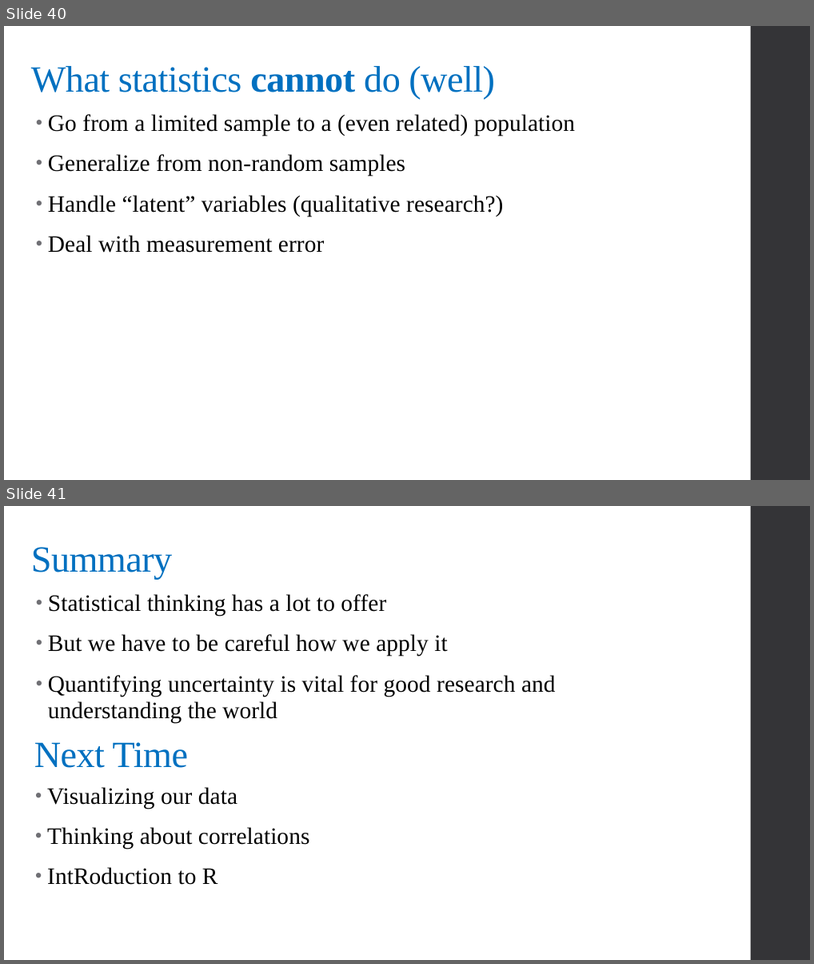
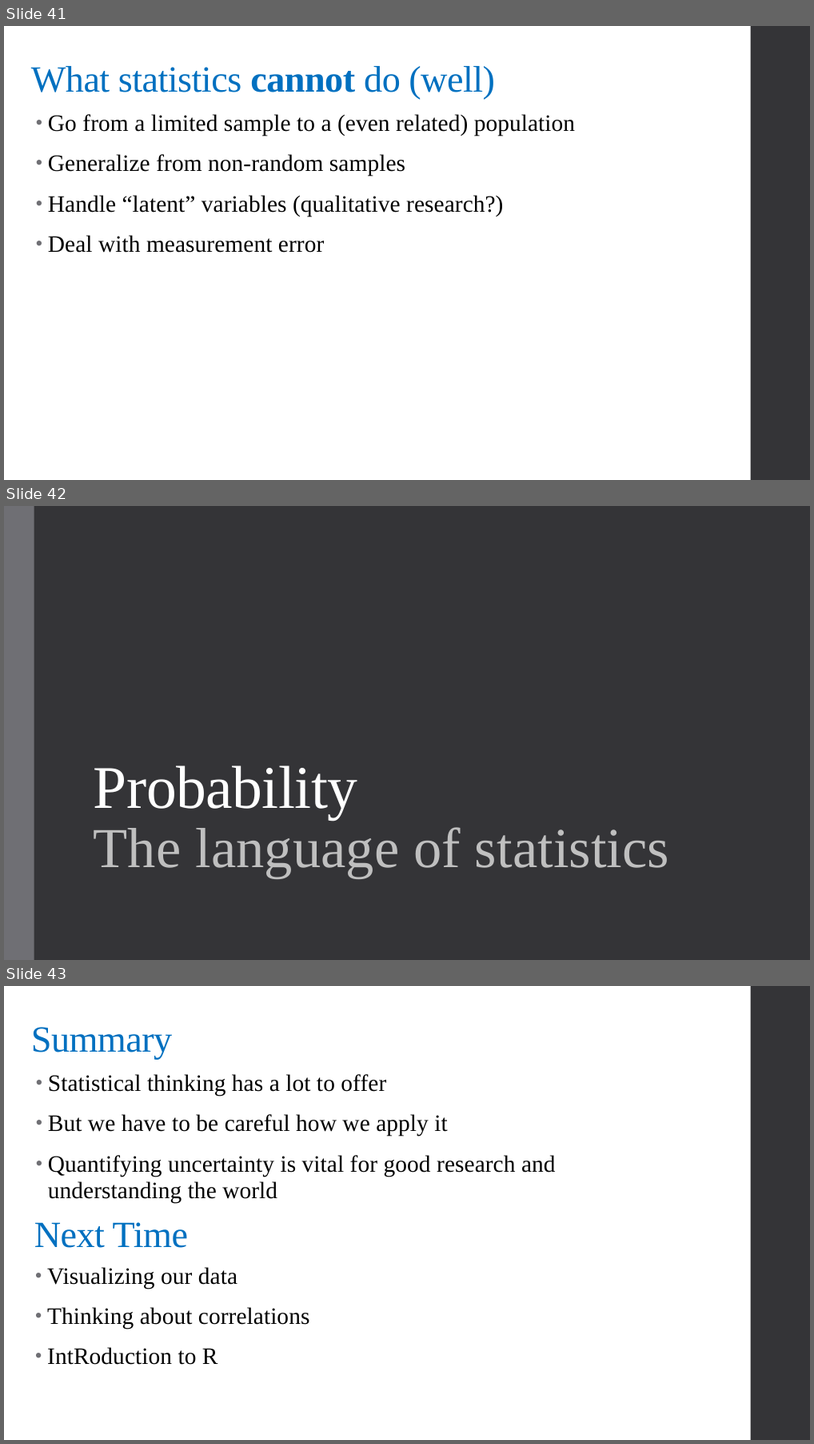
Before and after one commit to alex-hoagland/HAD5772, a slide deck: Lectures/Lecture01_Introduction/Lecture1_Intro.pptx. Shown one above the other, each under a label of ours: slides 40 and 41 before the commit, slides 41, 42 and 43 after it. The pictures are 814x964 and 814x1444 pixels, drawn with LibreOffice and Linux fonts; fonts in the diff are those of the drawing. Boxes give left, top, right and bottom in pixels: in the first picture for what was removed or moved away, otherwise in the second. Text is boxed around its words. In the diff, an @@ line names an element or a change of style, - is before the commit and + after.

```diff
--- a/Lectures/Lecture01_Introduction/Lecture1_Intro.pptx
+++ b/Lectures/Lecture01_Introduction/Lecture1_Intro.pptx
@@ slide 42 added at [4, 506, 810, 960], background #353537 @@
@@ rectangle added at [4, 506, 34, 960], fill #6F6F74 @@
@@ title added at [94, 765, 358, 820], 72 pt, text #FFFFFF @@
+Probability
@@ subtitle added at [94, 827, 670, 878], 67.2 pt, text #BFBFBF @@
+The language of statistics
@@ what was slide 40 is now slide 41 @@
@@ what was slide 41 is now slide 43 @@
```
Also in this commit, not shown: 2 slides changed, 3 other slides added, 2 slides removed, 3 other files.
